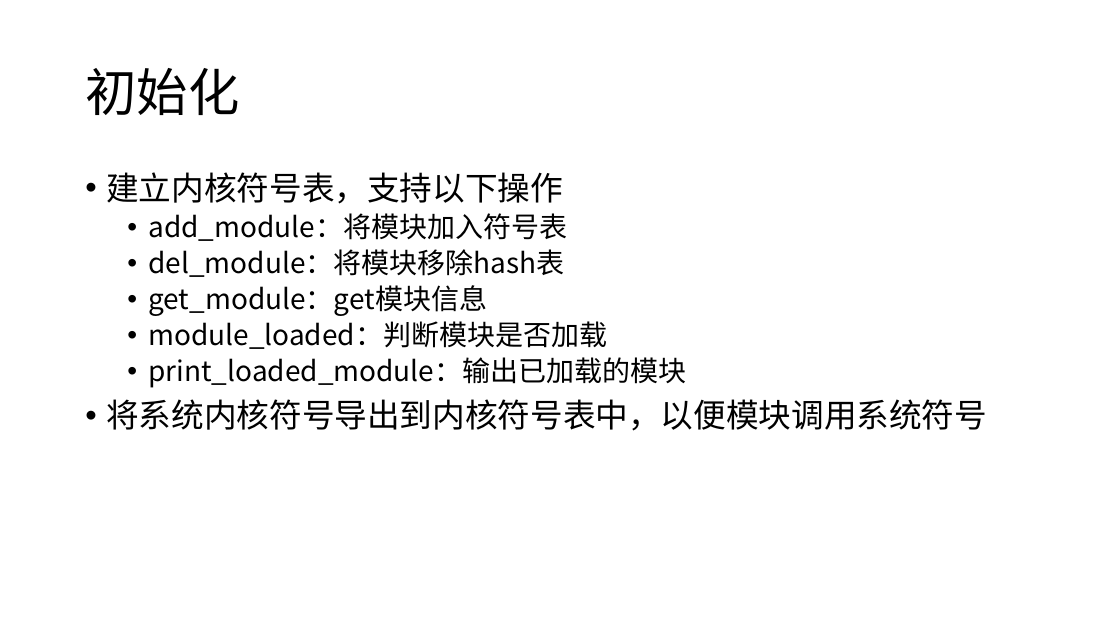
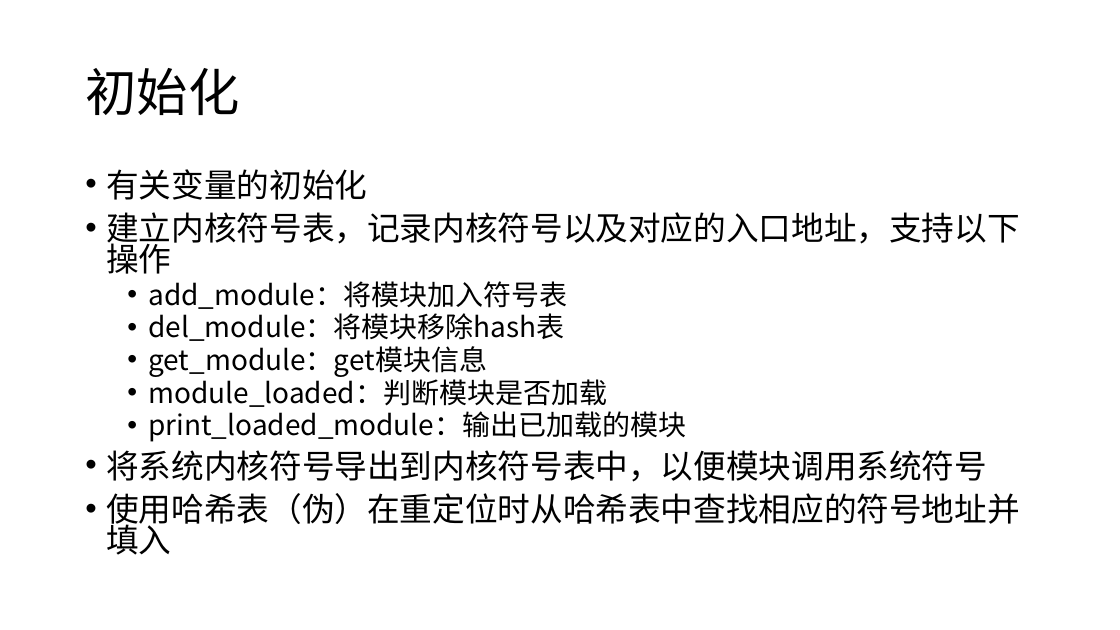
Before and after one commit to ivanium/RustOS, a slide deck: slide 3 of docs/final_final_pre.pptx. Drawn at 1120x630 pixels with LibreOffice and Linux fonts; fonts in the diff are those of the drawing. Boxes give left, top, right and bottom in pixels: in the first picture for what was removed or moved away, otherwise in the second. Text is boxed around its words. In the diff, an @@ line names an element or a change of style, - is before the commit and + after.

Commit message:
update final final ppt

```diff
--- a/docs/final_final_pre.pptx
+++ b/docs/final_final_pre.pptx
@@ text at bbox=[106, 169, 1019, 274]: text changed @@
-• 建立内核符号表，支持以下操作
+• 有关变量的初始化
+• 建立内核符号表，记录内核符号以及对应的入口地址，支持以下操作
@@ text at bbox=[106, 281, 987, 482]: line spacing 0.9 to 0.8 @@
@@ text at bbox=[106, 493, 1019, 555]: paragraph added @@
+• 使用哈希表（伪）在重定位时从哈希表中查找相应的符号地址并填入
```
Also in this commit, not shown: 2 other slides changed, 5 slides added.
